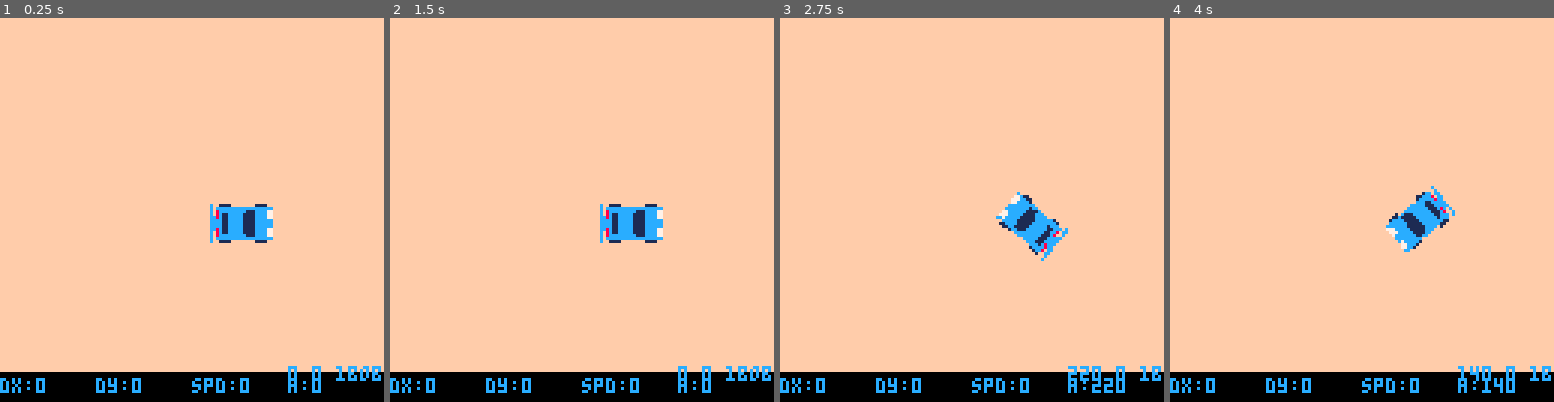
Above: before the commit, frames 1-4 (left to right).
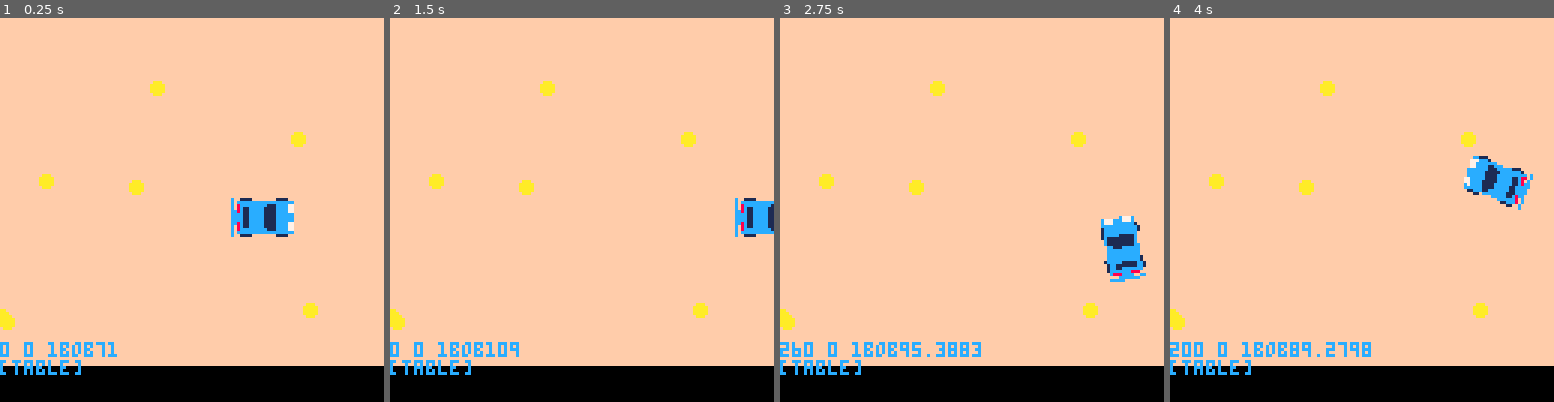
Above: after the commit, the same moments.

Repository: graearea/pico8
Game: PICO-8 cartridge drift.p8
The game is run twice, just before and just after one commit, with the same random seed, the same clock (stepped at 60 frames per second) and the same inputs.
Inputs:
- Up to frame 1 (0.25 s): no input
- Up to frame 2 (1.5 s): no input
- Up to frame 3 (2.75 s): hold Right 1.6-2.1 s; hold Right from 2.47 s (still down)
- Up to frame 4 (4 s): release Right at 3.03 s; hold Left 3.08-3.58 s

The runs differ from the first frame. In frame 1, 5.9% of the frame differs, in the area x 0-100%, y 16-98%; in frame 2, 6.6%; in frame 3, 7.7%; in frame 4, 7.7%.

Commit message:
added blobs

Diff:
--- a/drift.p8
+++ b/drift.p8
@@ -4,6 +4,8 @@
 function _init()
 
 car=car(64,64)
+blobs={}
+circle()
 end
 
 function _update()
@@ -12,13 +14,30 @@
   car:move()
 end
 
+function circle()
+ for i = 0, 10 do
+  x = flr(rnd(128))
+  y = flr(rnd(128))
+
+  add(blobs,{x,y})
+ end
+end
+
 function _draw()
   rectfill(0,0,127,127,15)
+
+  for i= 1,10 do
+   circfill(blobs[i][1],blobs[i][2],2,10)
+
+  end
+
+  circle()
   car:draw()
-  print("dx:"..round(car.speed*cos(car.angle),1),0,120)
-  print("dy:"..round(car.speed*sin(car.angle),1),32,120)
-  print("spd:"..car.speed,64,120)
-  print("a:"..car.a,96,120)
+--  print("dx:"..round(car.speed*cos(car.angle),1),0,120)
+--  print("dy:"..round(car.speed*sin(car.angle),1),32,120)
+--  print("spd:"..car.speed,64,120)
+--  print("a:"..car.a,96,120)
+  print(blobs[1])
 end
 function printstatus(text)
  print(text)
@@ -33,7 +52,7 @@
 	a=0,
 	x=ix,
 	y=iy,
-	speed=0,
+	speed=1,
 	move=function(self,v)
 		dx=(self.speed*cos(-self.a/360))
   dy=(self.speed*sin(-self.a/360))
